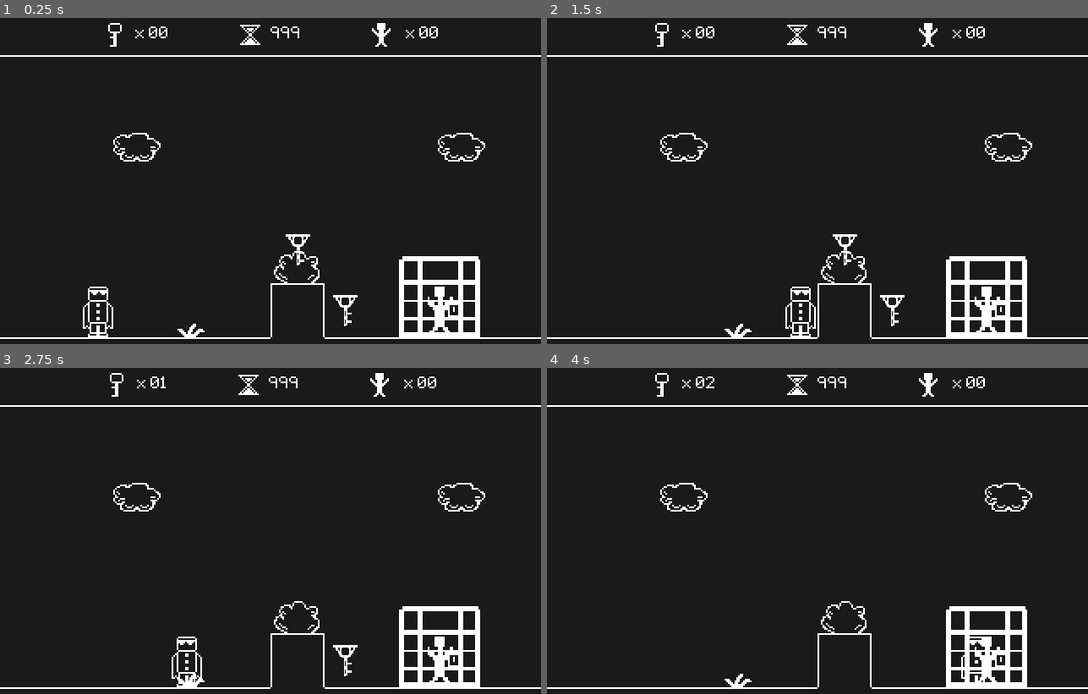
Above: before the commit, frames 1-4 (two rows, left to right).
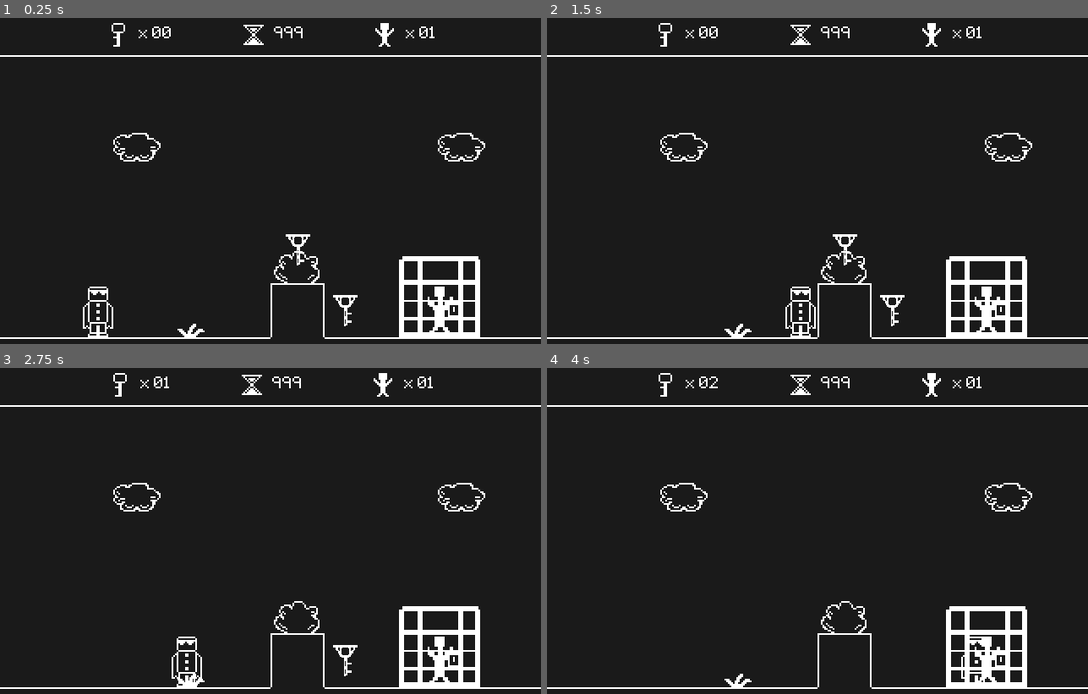
Above: after the commit, the same moments.

Repository: Kiel97/bialjam2019
Game: Godot game, scene res://Levels/Level.tscn
The game is run twice, just before and just after one commit, with the same random seed, the same clock (stepped at 60 frames per second) and the same inputs.
Inputs:
- Up to frame 1 (0.25 s): no input
- Up to frame 2 (1.5 s): tap Enter at 0.5 s; hold Right (move_right) from 0.53 s (still down); tap Up (jump) at 0.77 s
- Up to frame 3 (2.75 s): tap Up (jump) at 1.52 s; release Right (move_right) at 2.03 s; hold Left (move_left) from 2.03 s (still down)
- Up to frame 4 (4 s): release Left (move_left) at 2.78 s; hold Right (move_right) from 2.78 s (still down); tap Up (jump) at 3.02, 3.77 s

The runs differ from the first frame. In frame 1, 0.5% of the frame differs, in the area x 20-81%, y 1-9%; in frame 2, 0.5%; in frame 3, 0.5%; in frame 4, 0.5%.

Commit message:
Added counting prisoners and displaying value on HUD

Diff:
--- a/Bialjam2019/HUD/HUD.gd
+++ b/Bialjam2019/HUD/HUD.gd
@@ -13,3 +13,6 @@
 
 func _on_Hero_key_collected(value) -> void:
 	keys_counter.text = "x " + str(value).pad_zeros(2)
+
+func _on_Hero_prisoners_count(value) -> void:
+	prisoners_counter.text = "x " + str(value).pad_zeros(2)
--- a/Bialjam2019/Hero/Hero.gd
+++ b/Bialjam2019/Hero/Hero.gd
@@ -1,6 +1,7 @@
 extends KinematicBody2D
 
 signal key_collected(value)
+signal prisoners_count(value)
 
 const MOVE_SPEED = 125
 const JUMP_SPEED = -300
@@ -8,10 +9,12 @@
 
 var velocity : Vector2 = Vector2()
 
+var prisoners_left : int = 0
 var keys_collected : int = 0
 
 func _ready() -> void:
 	refresh_key_counter()
+	refresh_prisoners_counter()
 
 func _process(delta: float) -> void:
 	velocity.y += GRAVITY * delta
@@ -40,3 +43,10 @@
 
 func refresh_key_counter() -> void:
 	emit_signal("key_collected", keys_collected)
+
+func refresh_prisoners_counter() -> void:
+	emit_signal("prisoners_count", prisoners_left)
+
+func _on_Level_counter_prisoners(value) -> void:
+	prisoners_left = value
+	refresh_prisoners_counter()
--- a/Bialjam2019/Hero/Hero.tscn
+++ b/Bialjam2019/Hero/Hero.tscn
@@ -28,3 +28,4 @@
 [node name="Camera2D" type="Camera2D" parent="."]
 current = true
 [connection signal="key_collected" from="." to="HUD" method="_on_Hero_key_collected"]
+[connection signal="prisoners_count" from="." to="HUD" method="_on_Hero_prisoners_count"]
--- a/Bialjam2019/Levels/Level.tscn
+++ b/Bialjam2019/Levels/Level.tscn
@@ -41,3 +41,4 @@
 [node name="Cage" parent="Cages" instance=ExtResource( 6 )]
 position = Vector2( 260, 168 )
 state = 0
+[connection signal="counter_prisoners" from="." to="Hero" method="_on_Level_counter_prisoners"]
--- a/Bialjam2019/Levels/Level_example.gd
+++ b/Bialjam2019/Levels/Level_example.gd
@@ -1,4 +1,6 @@
 extends Node2D
+
+signal counter_prisoners(value)
 
 export var end_bottom : int = 240
 export var end_top : int = 0
@@ -29,3 +31,4 @@
 		if cage.state == cage.cage_states.PRISONER:
 			prisoners += 1
 	prints("Prisoners:", prisoners)
+	emit_signal("counter_prisoners", prisoners)
